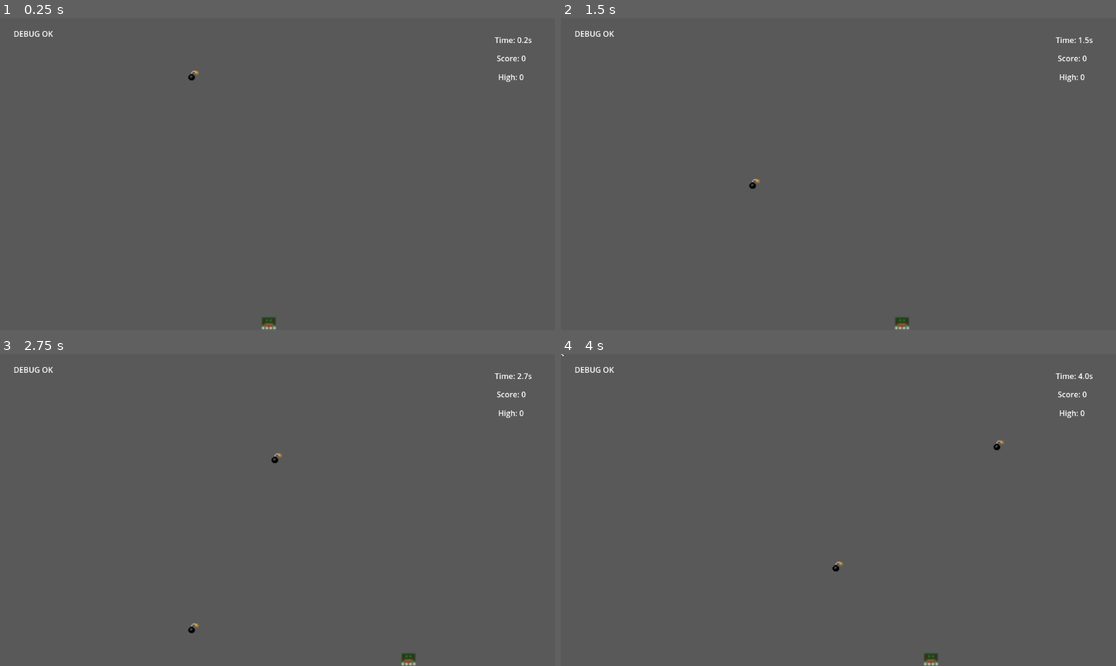
Above: before the commit, frames 1-4 (two rows, left to right).
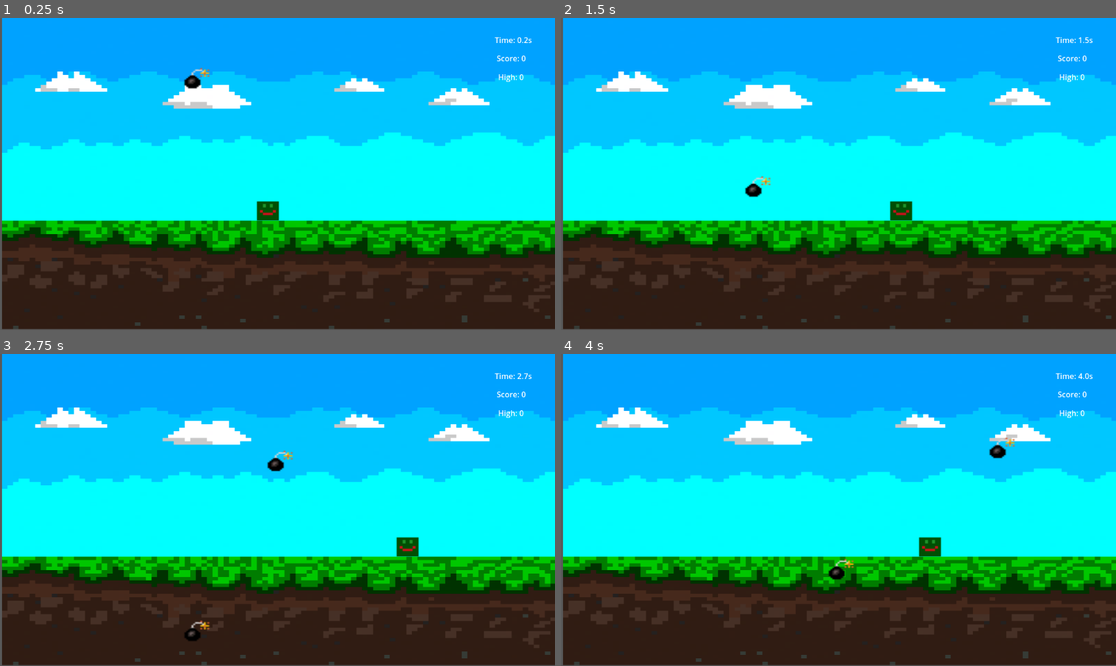
Above: after the commit, the same moments.

Repository: Kidonama/Dodger-v0.1
Game: Godot game, scene res://Scenes/main.tscn
Same seed, same stepped clock (60 frames per second), same inputs: the game is played once before the commit and once after it.
Inputs:
- Up to frame 1 (0.25 s): no input
- Up to frame 2 (1.5 s): tap Enter at 0.5 s; hold D (move_right, bound only after the commit) 0.53-1.28 s; tap R at 0.6, 1.35 s; hold Down (ui_down) from 1.28 s (still down)
- Up to frame 3 (2.75 s): release Down (ui_down) at 2.03 s; hold D (move_right, bound only after the commit) from 2.03 s (still down); tap R at 2.1 s
- Up to frame 4 (4 s): release D (move_right, bound only after the commit) at 2.78 s; hold Up (ui_up) 2.78-3.53 s; tap R at 2.85, 3.6 s; hold A (move_left, bound only after the commit) from 3.53 s (still down)

The runs differ from the first frame. In frame 1, 99% of the frame differs, in the area x 0-100%, y 0-100%; in frame 2, 99%; in frame 3, 99%; in frame 4, 99%.

Commit message:
off-screen cleanup, new background
Introduced VisibilityNotifier2D to despawn bombs off‑screen; used queue_free().

New pixel background, resized sprites (player, bombs, banana).

Diff:
--- a/Scenes/banana.tscn
+++ b/Scenes/banana.tscn
@@ -5,15 +5,18 @@
 [ext_resource type="AudioStream" uid="uid://gqplfkqy36i8" path="res://assets/sfx/Pickup15.wav" id="3_8us37"]
 
 [sub_resource type="CircleShape2D" id="CircleShape2D_sgcku"]
+radius = 17.8125
 
 [node name="Banana" type="Area2D"]
 script = ExtResource("1_k14wv")
 
 [node name="Sprite2D" type="Sprite2D" parent="."]
-scale = Vector2(2, 2)
+position = Vector2(6, 7)
+scale = Vector2(3.371, 3)
 texture = ExtResource("2_y18op")
 
 [node name="CollisionShape2D" type="CollisionShape2D" parent="."]
+position = Vector2(1, 0)
 scale = Vector2(1.8, 1.8)
 shape = SubResource("CircleShape2D_sgcku")
 
--- a/Scenes/hazzard.tscn
+++ b/Scenes/hazzard.tscn
@@ -5,7 +5,7 @@
 [ext_resource type="Texture2D" uid="uid://d3plaffsqm5tk" path="res://assets/images/Bomb.png" id="2_o1r85"]
 
 [sub_resource type="CircleShape2D" id="CircleShape2D_kmc7p"]
-radius = 12.0
+radius = 21.3437
 
 [node name="Hazard" type="Area2D"]
 scale = Vector2(1.5, 1.5)
@@ -14,11 +14,19 @@
 explosion_scene = ExtResource("2_kmc7p")
 
 [node name="Bomb" type="Sprite2D" parent="."]
+position = Vector2(3.33333, 8)
+scale = Vector2(2.438, 2)
 texture = ExtResource("2_o1r85")
 
 [node name="CollisionShape2D" type="CollisionShape2D" parent="."]
+position = Vector2(4, 0)
 shape = SubResource("CircleShape2D_kmc7p")
 
 [node name="Explosion" type="Sprite2D" parent="."]
 
+[node name="VisibleOnScreenNotifier2D" type="VisibleOnScreenNotifier2D" parent="."]
+position = Vector2(4, 1.33333)
+scale = Vector2(1.81667, 1.65)
+
 [connection signal="body_entered" from="." to="." method="_on_body_entered"]
+[connection signal="screen_exited" from="VisibleOnScreenNotifier2D" to="." method="_on_visible_on_screen_notifier_2d_screen_exited"]
--- a/Scenes/main.tscn
+++ b/Scenes/main.tscn
@@ -1,10 +1,11 @@
-[gd_scene load_steps=12 format=3 uid="uid://bnagkyfue6hh1"]
+[gd_scene load_steps=13 format=3 uid="uid://bnagkyfue6hh1"]
 
 [ext_resource type="Script" uid="uid://j00iyaa7y434" path="res://scripts/player.gd" id="1_bo1nx"]
 [ext_resource type="Script" uid="uid://bp4yu26260mkk" path="res://scripts/main.gd" id="1_kry3j"]
-[ext_resource type="Texture2D" uid="uid://6f80b7i25pgu" path="res://assets/New Piskel-1.png.png" id="2_8gbba"]
 [ext_resource type="PackedScene" uid="uid://c3hqd31xvie3d" path="res://Scenes/hazzard.tscn" id="3_8gbba"]
+[ext_resource type="Texture2D" uid="uid://b83d7pslyv3lm" path="res://assets/images/New Piskel-1.png (2).png" id="3_344ge"]
 [ext_resource type="Script" uid="uid://bm4l2gitd50he" path="res://Scenes/hazard_spawner.gd" id="4_jjvhh"]
+[ext_resource type="Texture2D" uid="uid://00k5vngd255w" path="res://assets/images/New Piskel-1.png (3).png" id="5_ynf5e"]
 [ext_resource type="PackedScene" uid="uid://b37me7m5baxou" path="res://Scenes/banana.tscn" id="6_6bp64"]
 [ext_resource type="AudioStream" uid="uid://dh4g0rkaipxg" path="res://assets/sfx/gameover.wav" id="6_21xkr"]
 
@@ -18,7 +19,7 @@
 size = Vector2(1500, 32)
 
 [sub_resource type="RectangleShape2D" id="RectangleShape2D_0xm2m"]
-size = Vector2(22, 21)
+size = Vector2(45, 39)
 
 [node name="Main" type="Node2D" groups=["Game"]]
 process_mode = 3
@@ -92,18 +93,24 @@
 text = " DEBUG OK"
 metadata/_edit_use_anchors_ = true
 
+[node name="Sprite2D" type="Sprite2D" parent="UI/Control"]
+position = Vector2(579, 294)
+scale = Vector2(1.27778, 0.782222)
+texture = ExtResource("3_344ge")
+
 [node name="Player" type="CharacterBody2D" parent="UI" groups=["Player"]]
 process_mode = 1
-position = Vector2(580, 662)
+position = Vector2(500, 302)
 collision_mask = 2
 script = ExtResource("1_bo1nx")
 
 [node name="Sprite2D" type="Sprite2D" parent="UI/Player"]
-scale = Vector2(4, 4)
-texture = ExtResource("2_8gbba")
+position = Vector2(85, 113)
+scale = Vector2(2.07, 1.79)
+texture = ExtResource("5_ynf5e")
 
 [node name="CollisionShape2D" type="CollisionShape2D" parent="UI/Player"]
-position = Vector2(-22, -27)
+position = Vector2(56.5, 98.5)
 shape = SubResource("RectangleShape2D_0xm2m")
 
 [node name="HazardSpawner" type="Node2D" parent="UI"]
--- /dev/null
+++ b/Scenes/physics_test.gd
@@ -0,0 +1,9 @@
+extends Node2D
+
+var speed = 100
+var direction = Vector2.RIGHT   # this is (1,0), meaning move right
+
+
+
+func _physics_process(delta):
+	position += direction * speed * delta
--- /dev/null
+++ b/Scenes/physics_test.tscn
@@ -0,0 +1,12 @@
+[gd_scene load_steps=3 format=3 uid="uid://bgn7lnf4ssctw"]
+
+[ext_resource type="Script" uid="uid://dkuf5778xeguc" path="res://Scenes/physics_test.gd" id="1_ofkgo"]
+[ext_resource type="Texture2D" uid="uid://d27afl8hp53lj" path="res://assets/images/Banana.png" id="2_3yhir"]
+
+[node name="PhysicsTest" type="Node2D"]
+script = ExtResource("1_ofkgo")
+
+[node name="Sprite2D" type="Sprite2D" parent="."]
+position = Vector2(409, 339)
+scale = Vector2(2.5625, 2.40625)
+texture = ExtResource("2_3yhir")
--- /dev/null
+++ b/Scenes/playerTest.tscn
@@ -0,0 +1,19 @@
+[gd_scene load_steps=4 format=3 uid="uid://07j464h7hss4"]
+
+[ext_resource type="Script" uid="uid://o5tbj6g8hcwl" path="res://player.gd" id="1_he80n"]
+[ext_resource type="Texture2D" uid="uid://d3plaffsqm5tk" path="res://assets/images/Bomb.png" id="2_pahte"]
+
+[sub_resource type="RectangleShape2D" id="RectangleShape2D_r6twh"]
+size = Vector2(69, 60)
+
+[node name="Player" type="CharacterBody2D"]
+script = ExtResource("1_he80n")
+
+[node name="Sprite2D" type="Sprite2D" parent="."]
+position = Vector2(129, 472)
+scale = Vector2(2.65625, 2.75)
+texture = ExtResource("2_pahte")
+
+[node name="CollisionShape2D" type="CollisionShape2D" parent="."]
+position = Vector2(128, 467)
+shape = SubResource("RectangleShape2D_r6twh")
--- /dev/null
+++ b/Scenes/process_test.tscn
@@ -0,0 +1,19 @@
+[gd_scene load_steps=3 format=3 uid="uid://b2lqp0psl40gu"]
+
+[ext_resource type="Script" uid="uid://ditdmvaej7dl0" path="res://process_test.gd" id="1_pyojm"]
+[ext_resource type="Texture2D" uid="uid://d27afl8hp53lj" path="res://assets/images/Banana.png" id="2_p2v0t"]
+
+[node name="ProcessTest" type="Node2D"]
+script = ExtResource("1_pyojm")
+
+[node name="Sprite2D" type="Sprite2D" parent="."]
+position = Vector2(52.0001, 335)
+scale = Vector2(3.71875, 3.09375)
+texture = ExtResource("2_p2v0t")
+
+[node name="Button" type="Button" parent="."]
+offset_left = 419.0
+offset_top = 122.0
+offset_right = 682.0
+offset_bottom = 256.0
+text = "Test"
--- /dev/null
+++ b/Scenes/test_level.tscn
@@ -0,0 +1,42 @@
+[gd_scene load_steps=6 format=3 uid="uid://csxfvnmbekpee"]
+
+[ext_resource type="Script" uid="uid://o5tbj6g8hcwl" path="res://player.gd" id="1_dtjkg"]
+[ext_resource type="Texture2D" uid="uid://d3plaffsqm5tk" path="res://assets/images/Bomb.png" id="2_eglq2"]
+
+[sub_resource type="RectangleShape2D" id="RectangleShape2D_rsyfn"]
+size = Vector2(80, 80)
+
+[sub_resource type="RectangleShape2D" id="RectangleShape2D_dtjkg"]
+size = Vector2(20, 659)
+
+[sub_resource type="RectangleShape2D" id="RectangleShape2D_eglq2"]
+size = Vector2(20, 662)
+
+[node name="TestLevel" type="Node2D"]
+
+[node name="CharacterBody2D" type="CharacterBody2D" parent="."]
+script = ExtResource("1_dtjkg")
+
+[node name="CollisionShape2D" type="CollisionShape2D" parent="CharacterBody2D"]
+position = Vector2(107, 584)
+shape = SubResource("RectangleShape2D_rsyfn")
+
+[node name="Sprite2D" type="Sprite2D" parent="CharacterBody2D"]
+position = Vector2(109, 590)
+scale = Vector2(3.59375, 3.40625)
+texture = ExtResource("2_eglq2")
+
+[node name="Walls" type="Node2D" parent="."]
+
+[node name="WallLeft" type="StaticBody2D" parent="Walls"]
+
+[node name="CollisionShape2D" type="CollisionShape2D" parent="Walls/WallLeft"]
+position = Vector2(0, 319.5)
+shape = SubResource("RectangleShape2D_dtjkg")
+
+[node name="WallRight" type="StaticBody2D" parent="Walls"]
+position = Vector2(1153, 0)
+
+[node name="CollisionShape2D" type="CollisionShape2D" parent="Walls/WallRight"]
+position = Vector2(0, 321)
+shape = SubResource("RectangleShape2D_eglq2")
--- a/explosion.tscn
+++ b/explosion.tscn
@@ -11,6 +11,8 @@
 script = ExtResource("1_vxas0")
 
 [node name="Sprite2D" type="Sprite2D" parent="."]
+position = Vector2(3.75, 4.25)
+scale = Vector2(2, 2.052)
 texture = ExtResource("2_j4sxf")
 
 [node name="Timer" type="Timer" parent="."]
--- /dev/null
+++ b/player.gd
@@ -0,0 +1,26 @@
+extends CharacterBody2D
+
+var speed = 200
+
+#func _process(delta):
+#	var input_dir = Input.get_action_strength("move_right") - Input.get_action_strength("move_left")
+#	position.x += input_dir * speed * delta
+
+
+
+#func _process(delta):
+#	var input_dir = Vector2(
+#		Input.get_action_strength("move_right") - Input.get_action_strength("move_left"),
+#		Input.get_action_strength("move_down") - Input.get_action_strength("move_up")
+#	)
+#	position += input_dir * speed * delta
+
+
+
+func _physics_process(delta):
+	var input_dir = Vector2(
+		Input.get_action_strength("move_right") - Input.get_action_strength("move_left"),
+		Input.get_action_strength('ui_down') - Input.get_action_strength("ui_up")
+	)
+	velocity = input_dir * speed
+	move_and_slide()
--- /dev/null
+++ b/process_test.gd
@@ -0,0 +1,9 @@
+extends Node2D
+
+var speed = 100
+var direction = Vector2.RIGHT   # this is (1,0), meaning move right
+
+func _process(delta) :
+	position += direction * speed * delta
+	$Button.modulate.a -= 0.5 * delta
+	$Sprite2D.modulate.a -= 0.1 * delta
--- a/project.godot
+++ b/project.godot
@@ -49,6 +49,18 @@
 , Object(InputEventKey,"resource_local_to_scene":false,"resource_name":"","device":-1,"window_id":0,"alt_pressed":false …(183 unchanged characters)…
 ]
 }
+move_left={
+"deadzone": 0.2,
+"events": [Object(InputEventKey,"resource_local_to_scene":false,"resource_name":"","device":0,"window_id":0,"alt_pressed":false,"shift_pressed":false,"ctrl_pressed":false,"meta_pressed":false,"pressed":false,"keycode":0,"physical_keycode":65,"key_label":0,"unicode":0,"location":0,"echo":false,"script":null)
+, Object(InputEventKey,"resource_local_to_scene":false,"resource_name":"","device":0,"window_id":0,"alt_pressed":false,"shift_pressed":false,"ctrl_pressed":false,"meta_pressed":false,"pressed":false,"keycode":0,"physical_keycode":4194319,"key_label":0,"unicode":0,"location":0,"echo":false,"script":null)
+]
+}
+move_right={
+"deadzone": 0.2,
+"events": [Object(InputEventKey,"resource_local_to_scene":false,"resource_name":"","device":0,"window_id":0,"alt_pressed":false,"shift_pressed":false,"ctrl_pressed":false,"meta_pressed":false,"pressed":false,"keycode":0,"physical_keycode":68,"key_label":0,"unicode":0,"location":0,"echo":false,"script":null)
+, Object(InputEventKey,"resource_local_to_scene":false,"resource_name":"","device":0,"window_id":0,"alt_pressed":false,"shift_pressed":false,"ctrl_pressed":false,"meta_pressed":false,"pressed":false,"keycode":0,"physical_keycode":4194321,"key_label":0,"unicode":0,"location":0,"echo":false,"script":null)
+]
+}
 
 [layer_names]
 
--- a/scripts/hazzard.gd
+++ b/scripts/hazzard.gd
@@ -34,3 +34,7 @@
 	spawn_explosion()
 	get_tree().current_scene.trigger_game_over() #if get hit = game over
 	queue_free()
+
+
+func _on_visible_on_screen_notifier_2d_screen_exited() -> void:
+	queue_free()
Not shown, added: Scenes/physics_test.gd.uid
Binary file added: assets/images/New Piskel-1.png (1).png
Not shown, added: assets/images/New Piskel-1.png (1).png.import
Binary file added: assets/images/New Piskel-1.png (2).png
Not shown, added: assets/images/New Piskel-1.png (2).png.import
Binary file added: assets/images/New Piskel-1.png (3).png
Not shown, added: assets/images/New Piskel-1.png (3).png.import
Not shown, added: player.gd.uid
Not shown, added: process_test.gd.uid
